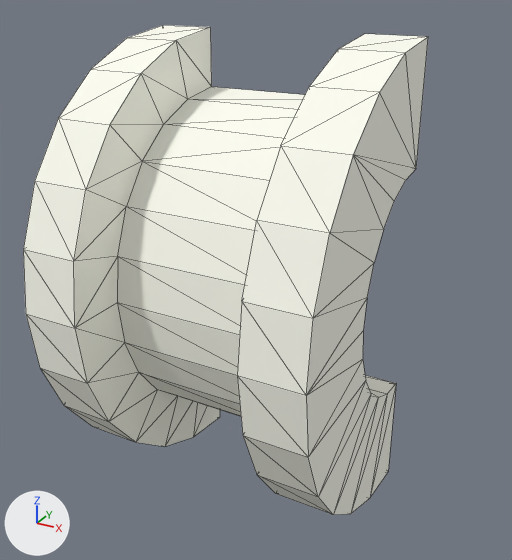
An edit to the OBJ model pyweek26/models/game/section_267.obj, drawn before and after from the same camera.
The view is the same before and after, from a 50 mm camera at (13.58, -10.97, 4.92) aimed at (8.54, -1.8, 0.34). Every picture has the same lights, and +X, +Y and +Z are marked at lower left. Mesh edges are drawn as thin lines. Where no turn or scale is listed for an object, it has been applied to the vertices. Vertices at the same position are counted once.

Names of what the first picture shows: 'section_267'.
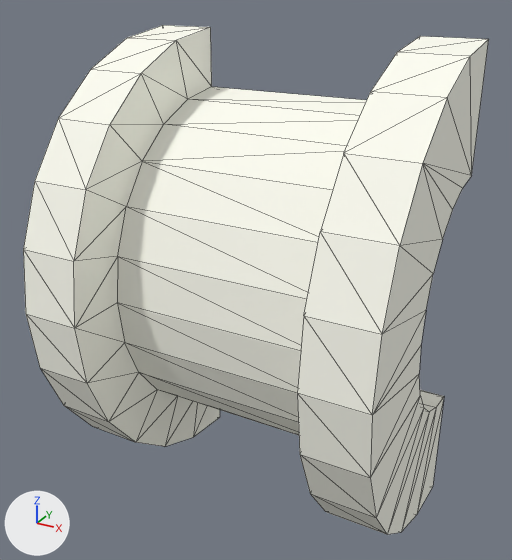
The change in detail:
me_section_267 has 104 vertices, 204 faces and spans x 5.66..10.47, y -4.0..0.0, z -4.0..4.0.
me_section_267 is used by ob_section_267; location (0.0, 0.0, 0.0).
me_section_267 part 1: all 52 vertices in x 9.47..10.47, y -4.0..0.0, z -4.0..4.0 are moved by (0.88, 0.0, 0.0).

Location of each change, [x1, y1, x2, y2] in pixels of the pictures (512 x 560 px; the box of a moved part takes in the faces that stretch with it):
'section_267', reshaped (15% wider): before [23, 25, 428, 515]; after [23, 25, 489, 535]
part 1 of me_section_267, moved or reshaped: before [123, 34, 428, 515]; after [123, 36, 489, 535]
